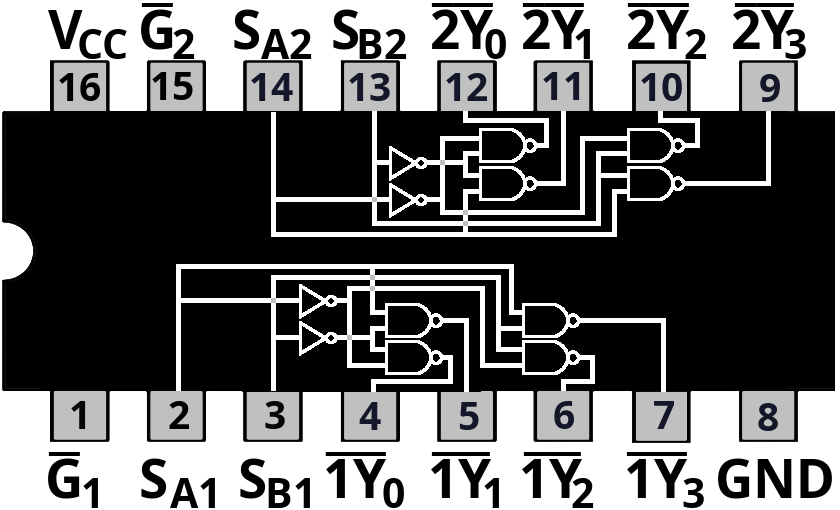
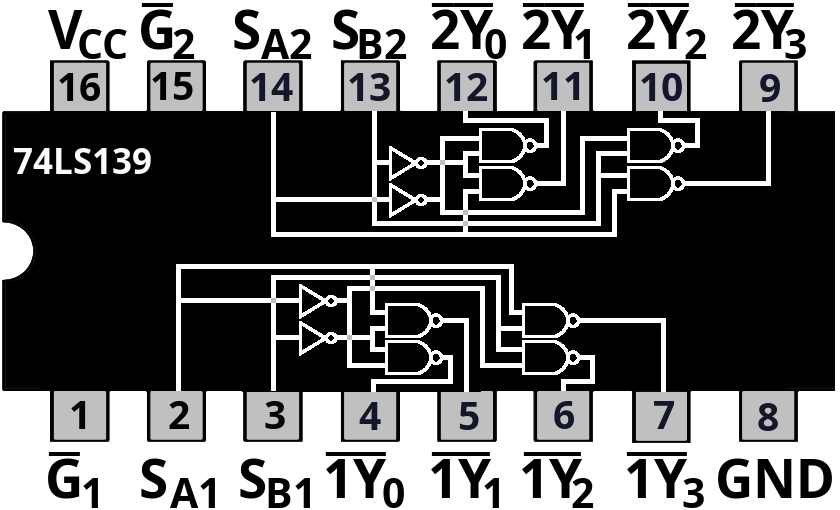
The second 840 × 510 image is a revision of the first. Changes to its layers:
added layer "74LS139" above "74LS107.png copy" over [13, 148, 151, 174]
